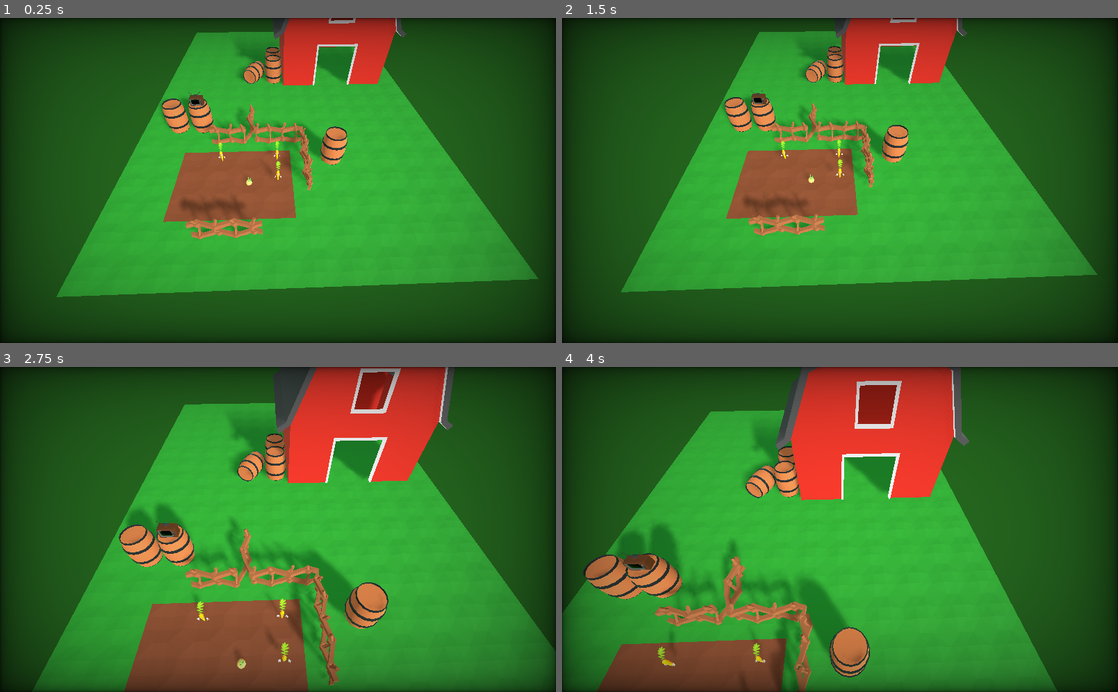
Above: before the commit, frames 1-4 (two rows, left to right).
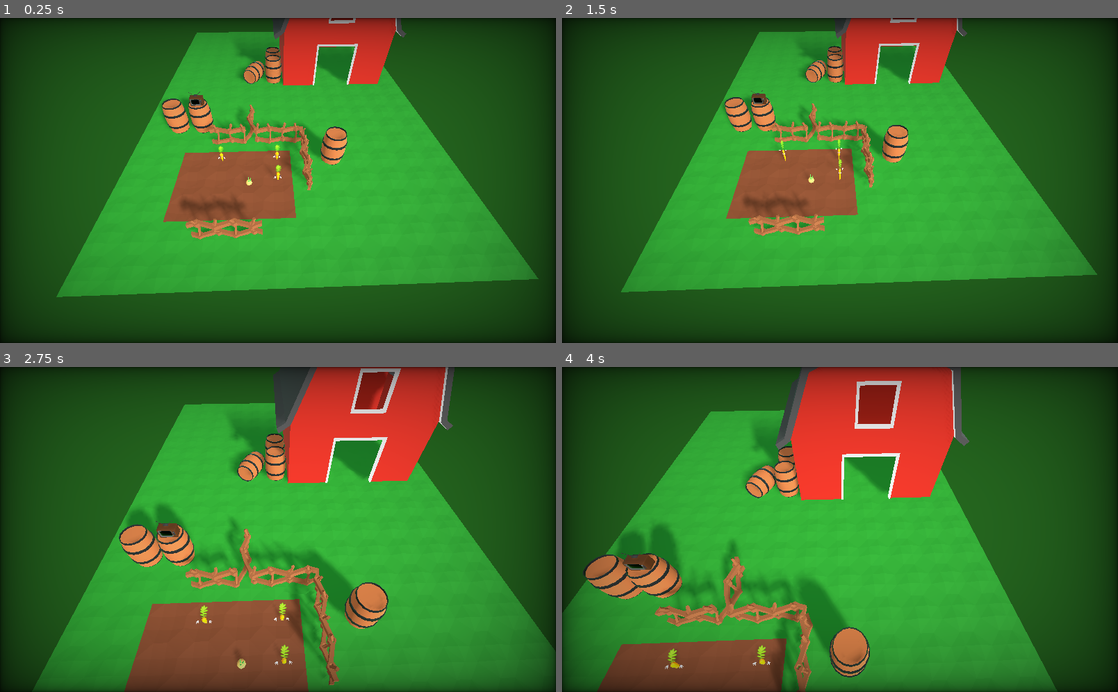
Above: after the commit, the same moments.

Repository: wingedadventurer/gwj-xii
Game: Godot game, scene res://scenes/levels/level_test.tscn
Two runs of this game, one before a commit and one after it. Both use one fixed random seed, a clock stepped at 60 frames per second and the inputs below.
Inputs (mouse positions are in pixels of both pictures, inside the frame that each line leads up to):
- Up to frame 1 (0.25 s): no input
- Up to frame 2 (1.5 s): tap Enter at 0.5 s; move the mouse to (962, 164) at 0.52 s; click (962, 164) at 0.6 s; tap Space at 1.25 s; move the mouse to (728, 196) at 1.27 s; tap Down (camera_move_back) at 1.35 s
- Up to frame 3 (2.75 s): click (166, 545) at 1.55 s; tap Enter at 2 s; move the mouse to (333, 458) at 2.02 s; hold Up (camera_move_forward) from 2.03 s (still down); click (333, 458) at 2.3 s
- Up to frame 4 (4 s): move the mouse to (812, 594) at 2.77 s; release Up (camera_move_forward) at 2.78 s; tap Left (camera_move_left) at 2.85 s; click (812, 594) at 3.05 s; move the mouse to (1006, 578) at 3.52 s; hold Right (camera_move_right) from 3.53 s (still down); click (1006, 578) at 3.8 s

The runs differ from the first frame. In frame 1, 0.1% of the frame differs, in the area x 39-51%, y 37-50%; in frame 2, less than 0.1%; in frame 3, 0.2%; in frame 4, 0.3%, in the area x 17-38%, y 81-93%.

Commit message:
Add carrot burying and unburying

Diff:
--- a/godot-project/models/units/carrot.tscn
+++ b/godot-project/models/units/carrot.tscn
@@ -192,7 +192,7 @@
 material/0 = null
 
 [node name="leaf" type="MeshInstance" parent="mesh"]
-transform = Transform( 0, 0, 5, 0, 5, 0, -5, 0, 0, 3.7749e-008, 2.5, -0.5 )
+transform = Transform( 0, 0, 5, 0, 5, 0, -5, 0, 0, 3.77489e-008, 2.5, -0.5 )
 mesh = SubResource( 2 )
 material/0 = null
 
--- a/godot-project/scenes/ui/unit_ui.tscn
+++ b/godot-project/scenes/ui/unit_ui.tscn
@@ -100,3 +100,6 @@
 margin_right = 128.0
 margin_bottom = 92.0
 text = "Fire Signal"
+[connection signal="pressed" from="vb/p_2/vb/vb/button_move" to="." method="_on_button_move_pressed"]
+[connection signal="pressed" from="vb/p_2/vb/vb/button_bury" to="." method="_on_button_bury_pressed"]
+[connection signal="pressed" from="vb/p_2/vb/vb/button_unbury" to="." method="_on_button_unbury_pressed"]
--- a/godot-project/scripts/unit.gd
+++ b/godot-project/scripts/unit.gd
@@ -8,6 +8,7 @@
 var highlighted := false setget set_highlighted
 
 export (int, "NONE", "CARROT", "POTATO") var unit_type setget set_unit_type
+export var buried := true
 
 func _ready() -> void:
 	if Engine.editor_hint:
@@ -15,7 +16,7 @@
 	else:
 		$select_highlight.material_override = $select_highlight.material_override.duplicate()
 		$select_highlight.visible = false
-		$model_carrot/animation_player.play("Idle")
+		$model_carrot/animation_player.play("Bury")
 
 func _physics_process(delta : float) -> void:
 	if Engine.editor_hint:
@@ -26,7 +27,7 @@
 				if not selected:
 					select()
 					for unit_ui in get_tree().get_nodes_in_group("unit_ui"):
-						unit_ui.display_unit(unit_type)
+						unit_ui.display_unit(self)
 
 func set_unit_type(value : int) -> void:
 	unit_type = value
@@ -74,3 +75,11 @@
 func _on_mouse_detect_area_mouse_exited() -> void:
 	if not selected:
 		set_highlighted(false)
+
+func bury() -> void:
+	buried = true
+	$model_carrot/animation_player.play("Bury")
+
+func unbury() -> void:
+	buried = false
+	$model_carrot/animation_player.play("Rise")
--- a/godot-project/scripts/unit_ui.gd
+++ b/godot-project/scripts/unit_ui.gd
@@ -24,17 +24,40 @@
 const UNIT_CARROT := 1
 const UNIT_POTATO := 2
 
-func display_unit(unit_type : int) -> void:
+var selected_unit : class_unit = null
+
+func display_unit(unit : class_unit) -> void:
 	show()
-	unit_name.text = unit_names[unit_type]
-	unit_profile.texture = unit_profiles[unit_type]
+	selected_unit = unit
+	unit_name.text = unit_names[unit.unit_type]
+	unit_profile.texture = unit_profiles[unit.unit_type]
+	enable_appropriate_actions()
 
 func _ready() -> void:
-	disable_all()
+	disable_all_actions()
 	hide()
 
-func disable_all() -> void:
+func disable_all_actions() -> void:
 	button_move.disabled = true
 	button_bury.disabled = true
 	button_unbury.disabled = true
 	button_fire_signal.disabled = true
+
+func enable_appropriate_actions() -> void:
+	disable_all_actions()
+	if selected_unit:
+		if selected_unit.buried: button_unbury.disabled = false
+		else: button_bury.disabled = false
+
+func _on_button_move_pressed() -> void:
+	pass # Replace with function body.
+
+func _on_button_bury_pressed() -> void:
+	if selected_unit:
+		selected_unit.bury()
+		enable_appropriate_actions()
+
+func _on_button_unbury_pressed() -> void:
+	if selected_unit:
+		selected_unit.unbury()
+		enable_appropriate_actions()
